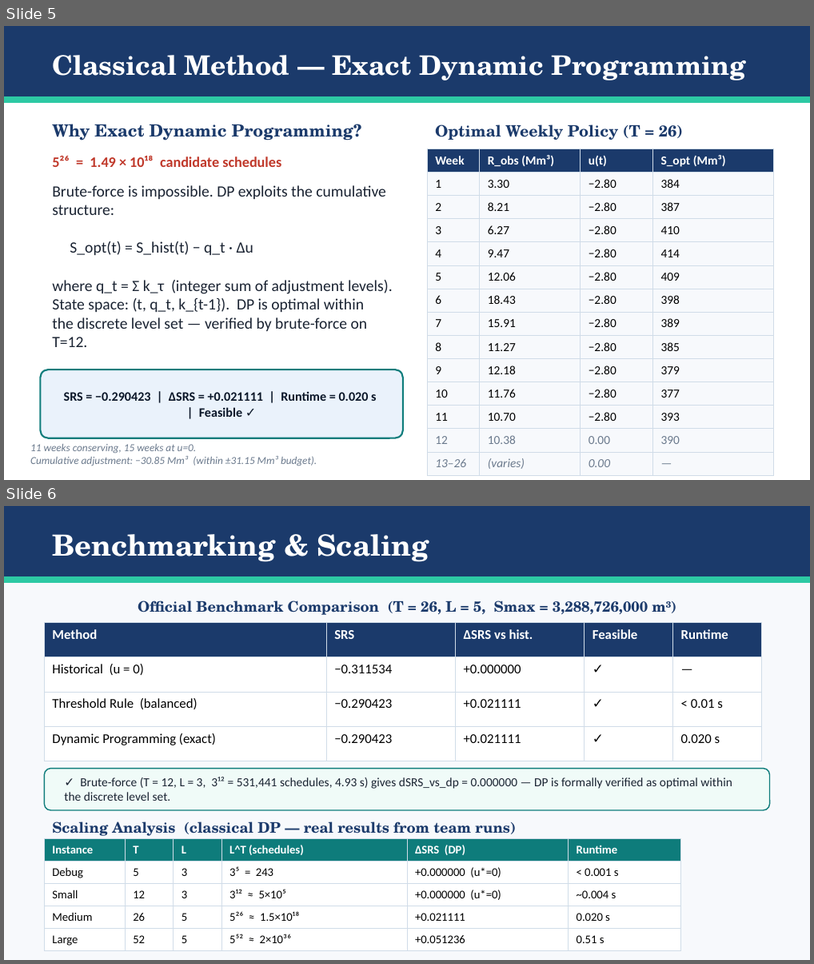
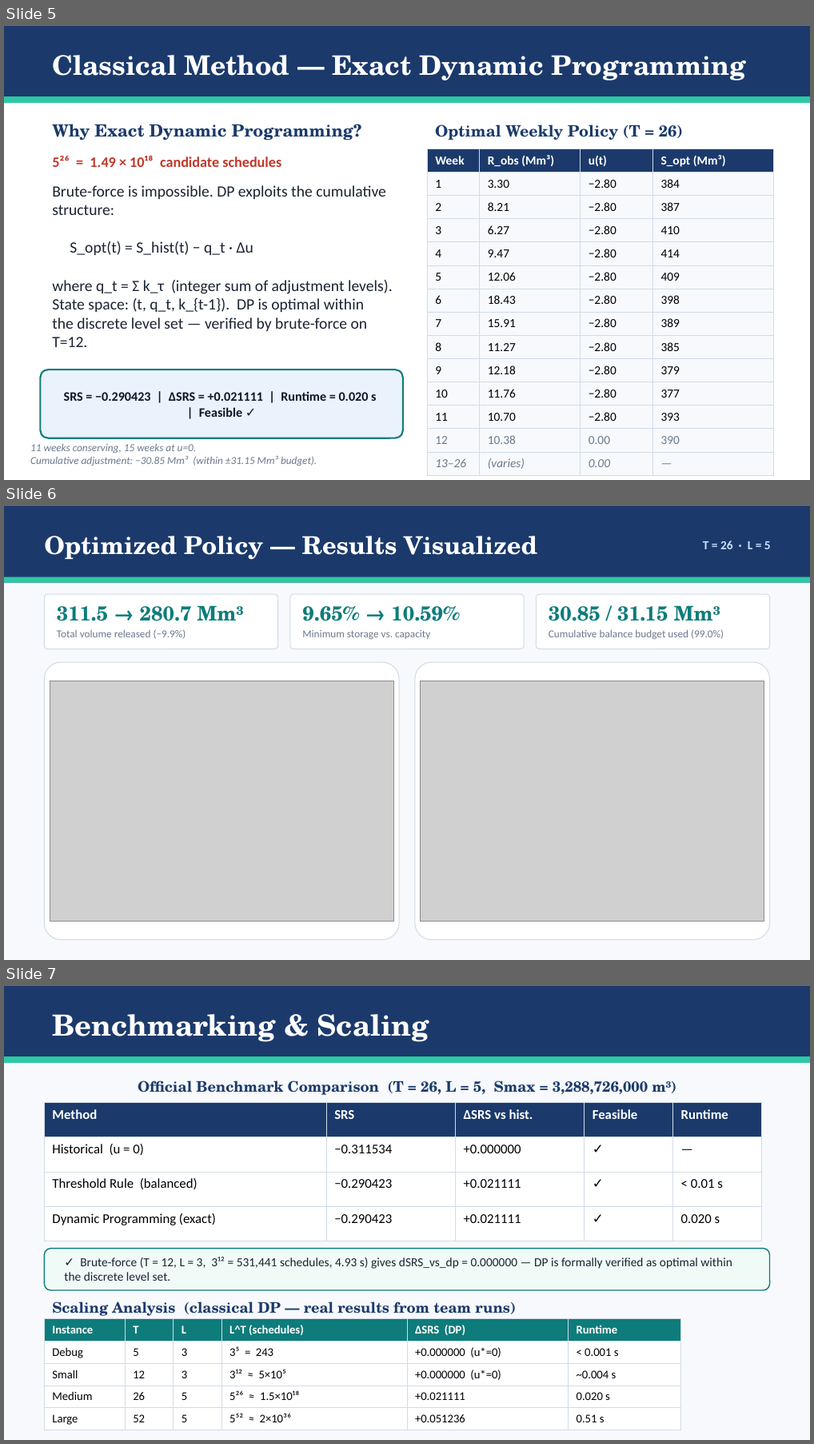
Before and after one commit to Hackathon-Puebla-2026/Equipo_04, a slide deck: Equipo04_FalconChallenge.pptx. Shown one above the other, each under a label of ours: slides 5 and 6 before the commit, slides 5, 6 and 7 after it. The pictures are 814x964 and 814x1444 pixels, drawn with LibreOffice and Linux fonts; fonts in the diff are those of the drawing; grey boxes stand for pictures. Boxes give left, top, right and bottom in pixels: in the first picture for what was removed or moved away, otherwise in the second. Text is boxed around its words. In the diff, an @@ line names an element or a change of style, - is before the commit and + after.

```diff
--- a/Equipo04_FalconChallenge.pptx
+++ b/Equipo04_FalconChallenge.pptx
@@ slide 6 added at box(4, 506, 810, 960), background #F7F9FC @@
@@ rectangle added at box(4, 506, 810, 583), fill #1B3A6B @@
@@ text added at box(44, 536, 538, 560), 22 pt, text #FFFFFF, bold @@
+Optimized Policy — Results Visualized
@@ text added at box(703, 540, 771, 549), 11 pt, text #CADCFC, bold @@
+T = 26 · L = 5
@@ rectangle added at box(4, 577, 810, 583), fill #2DC9A4 @@
@@ rounded rectangle added at box(44, 594, 278, 648), fill #FFFFFF, outline #D0DCE8 0.75 pt @@
@@ rounded rectangle added at box(290, 594, 524, 648), fill #FFFFFF, outline #D0DCE8 0.75 pt @@
@@ rounded rectangle added at box(536, 594, 770, 648), fill #FFFFFF, outline #D0DCE8 0.75 pt @@
@@ text added at box(57, 605, 244, 621), 18 pt, text #0E7C7B, bold @@
+311.5 → 280.7 Mm³
@@ text added at box(302, 606, 460, 621), 18 pt, text #0E7C7B, bold @@
+9.65% → 10.59%
@@ text added at box(549, 605, 721, 621), 18 pt, text #0E7C7B, bold @@
+30.85 / 31.15 Mm³
@@ text added at box(57, 629, 186, 639), 9.5 pt, text #6B7A8D @@
+Total volume released (−9.9%)
@@ text added at box(302, 630, 430, 639), 9.5 pt, text #6B7A8D @@
+Minimum storage vs. capacity
@@ text added at box(549, 629, 724, 639), 9.5 pt, text #6B7A8D @@
+Cumulative balance budget used (99.0%)
@@ rounded rectangle added at box(44, 663, 399, 940), fill #FFFFFF, outline #D0DCE8 0.75 pt @@
@@ rounded rectangle added at box(415, 663, 770, 940), fill #FFFFFF, outline #D0DCE8 0.75 pt @@
@@ picture added at box(50, 681, 394, 921) @@
@@ picture added at box(420, 681, 765, 921) @@
@@ what was slide 6 is now slide 7 @@
```
Also in this commit, not shown: 4 slides changed, 4 other slides added, 1 slide removed.
